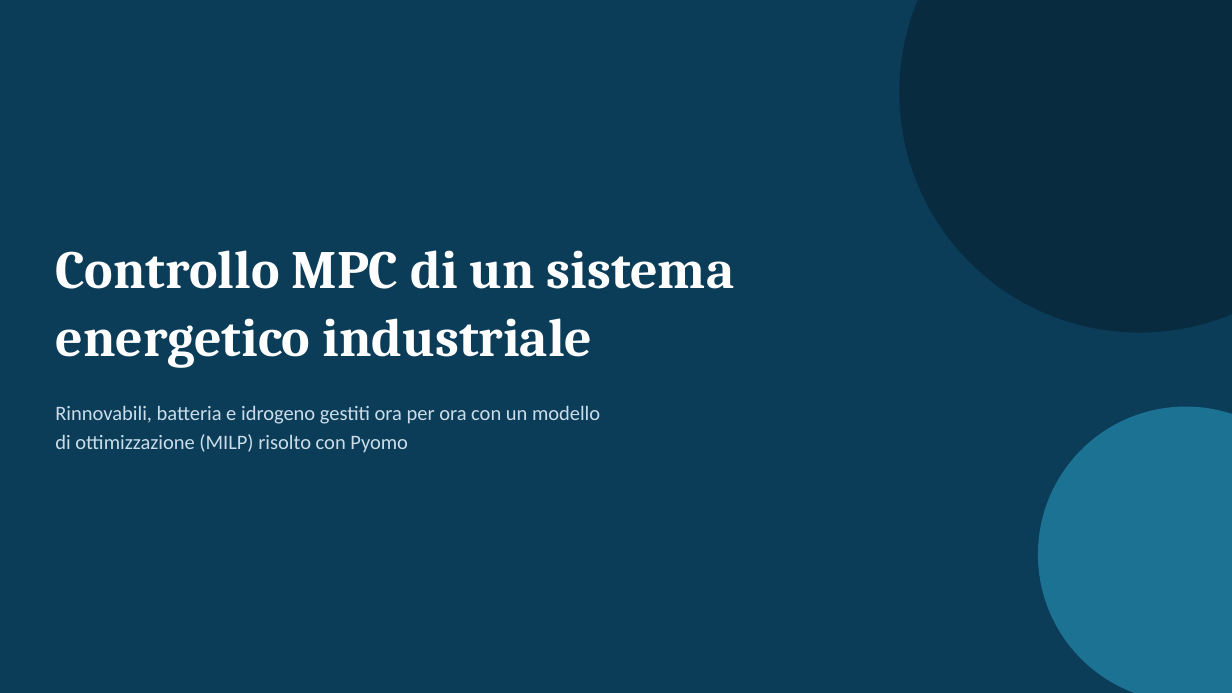
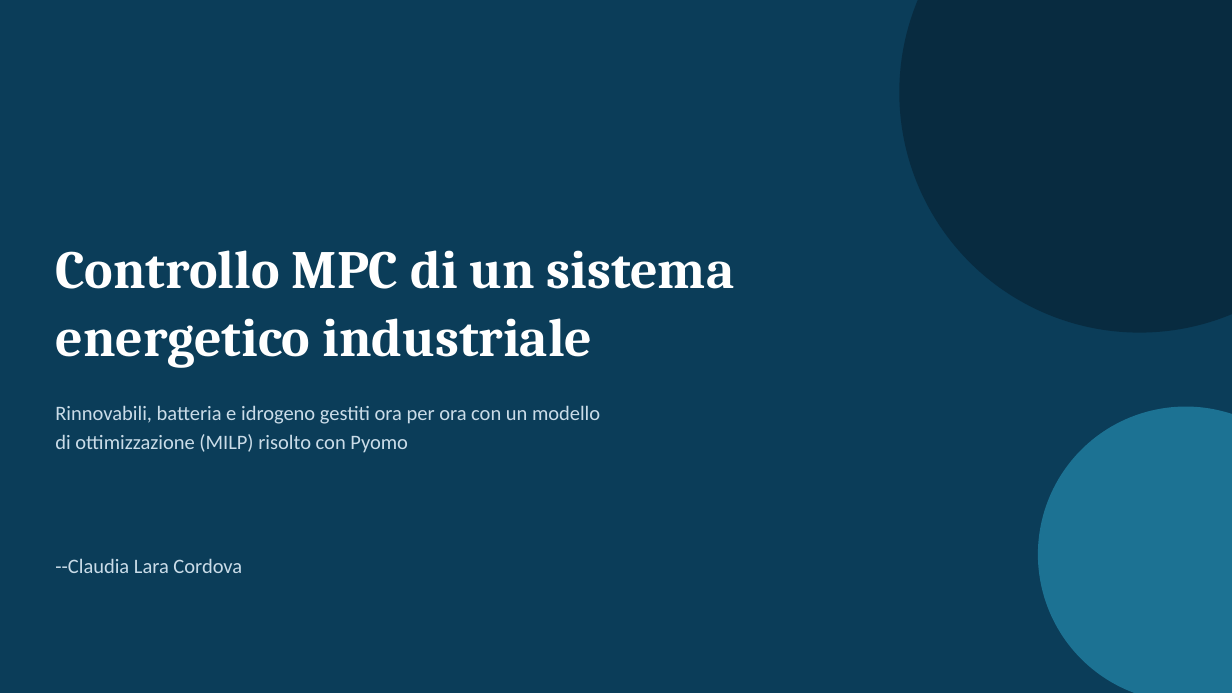
Before and after one commit to Claudyia/power-grid-optimization, a slide deck: slide 1 of esame/Project16_Presentazione.pptx. Drawn at 1232x693 pixels with LibreOffice and Linux fonts; fonts in the diff are those of the drawing. Boxes give left, top, right and bottom in pixels: in the first picture for what was removed or moved away, otherwise in the second. Text is boxed around its words. In the diff, an @@ line names an element or a change of style, - is before the commit and + after.

```diff
--- a/esame/Project16_Presentazione.pptx
+++ b/esame/Project16_Presentazione.pptx
@@ text added at (55,558,242,573), 16 pt, text #CADCE8 @@
+--Claudia Lara Cordova
```
Also in this commit, not shown: 7 other slides changed, 3 slides added, 3 other files.
